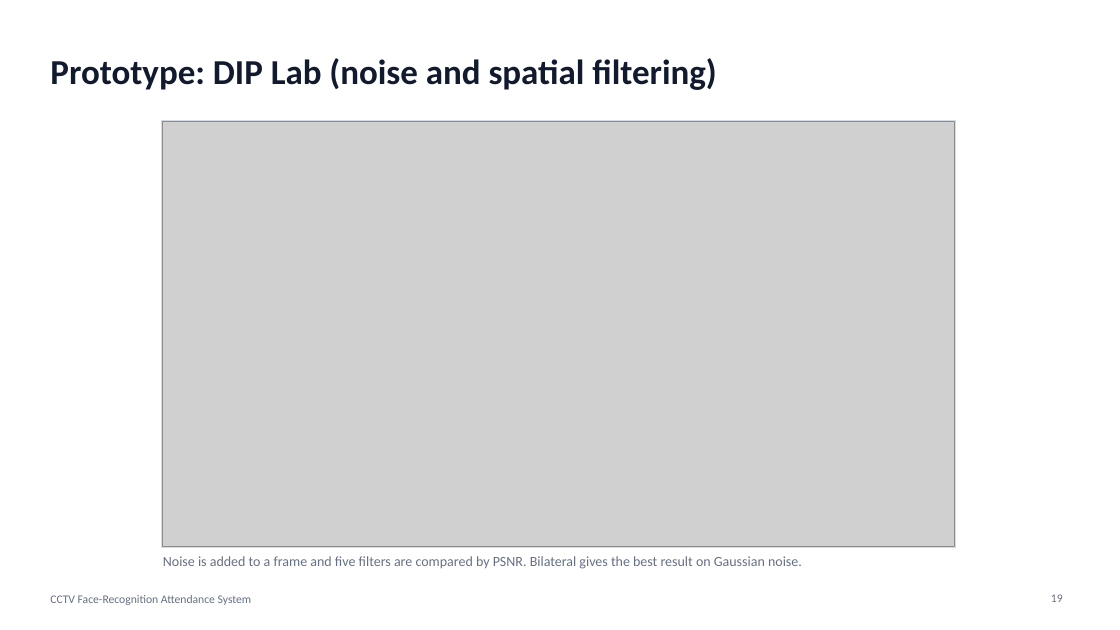
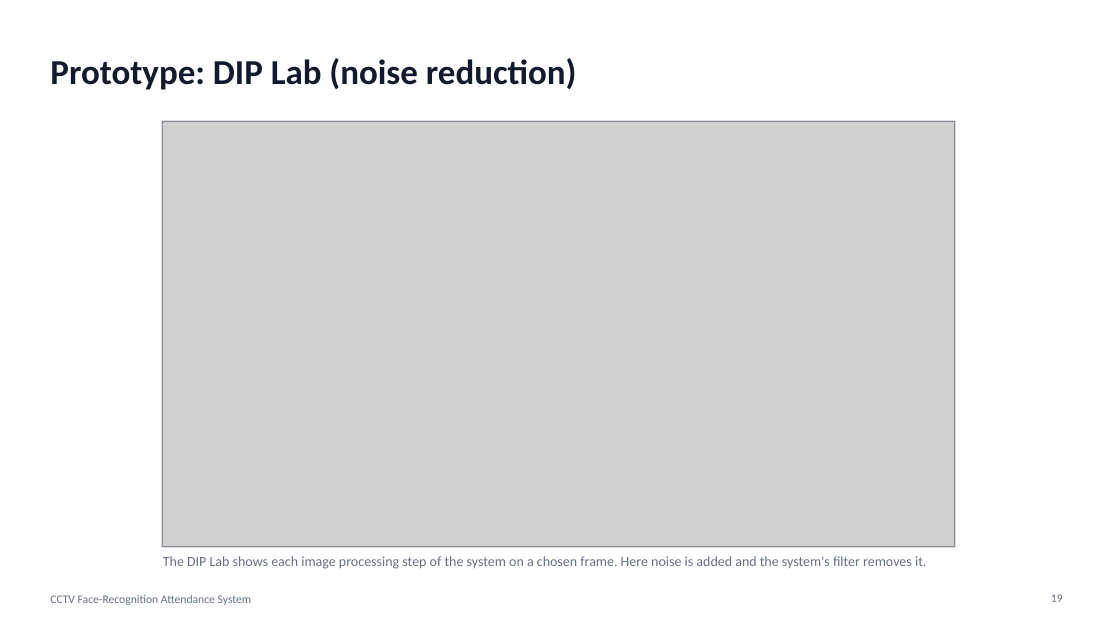
Before and after one commit to anoopsinghrru/cctv-based-attendence-, a slide deck: slide 19 of docs/DIP_Project_Presentation.pptx. Drawn at 1120x630 pixels with LibreOffice and Linux fonts; fonts in the diff are those of the drawing; grey boxes stand for pictures. Boxes give left, top, right and bottom in pixels: in the first picture for what was removed or moved away, otherwise in the second. Text is boxed around its words. In the diff, an @@ line names an element or a change of style, - is before the commit and + after.

```diff
--- a/docs/DIP_Project_Presentation.pptx
+++ b/docs/DIP_Project_Presentation.pptx
@@ title at (x1=50, y1=58, x2=577, y2=90): text changed @@
-Prototype: DIP Lab (noise and spatial filtering)
+Prototype: DIP Lab (noise reduction)
@@ text at (x1=163, y1=556, x2=926, y2=569): text changed @@
-Noise is added to a frame and five filters are compared by PSNR. Bilateral gives the best result on Gaussian noise.
+The DIP Lab shows each image processing step of the system on a chosen frame. Here noise is added and the system's filter removes it.
```
Also in this commit, not shown: 4 other slides changed, 3 slides added, 5 slides removed, 34 other files.
